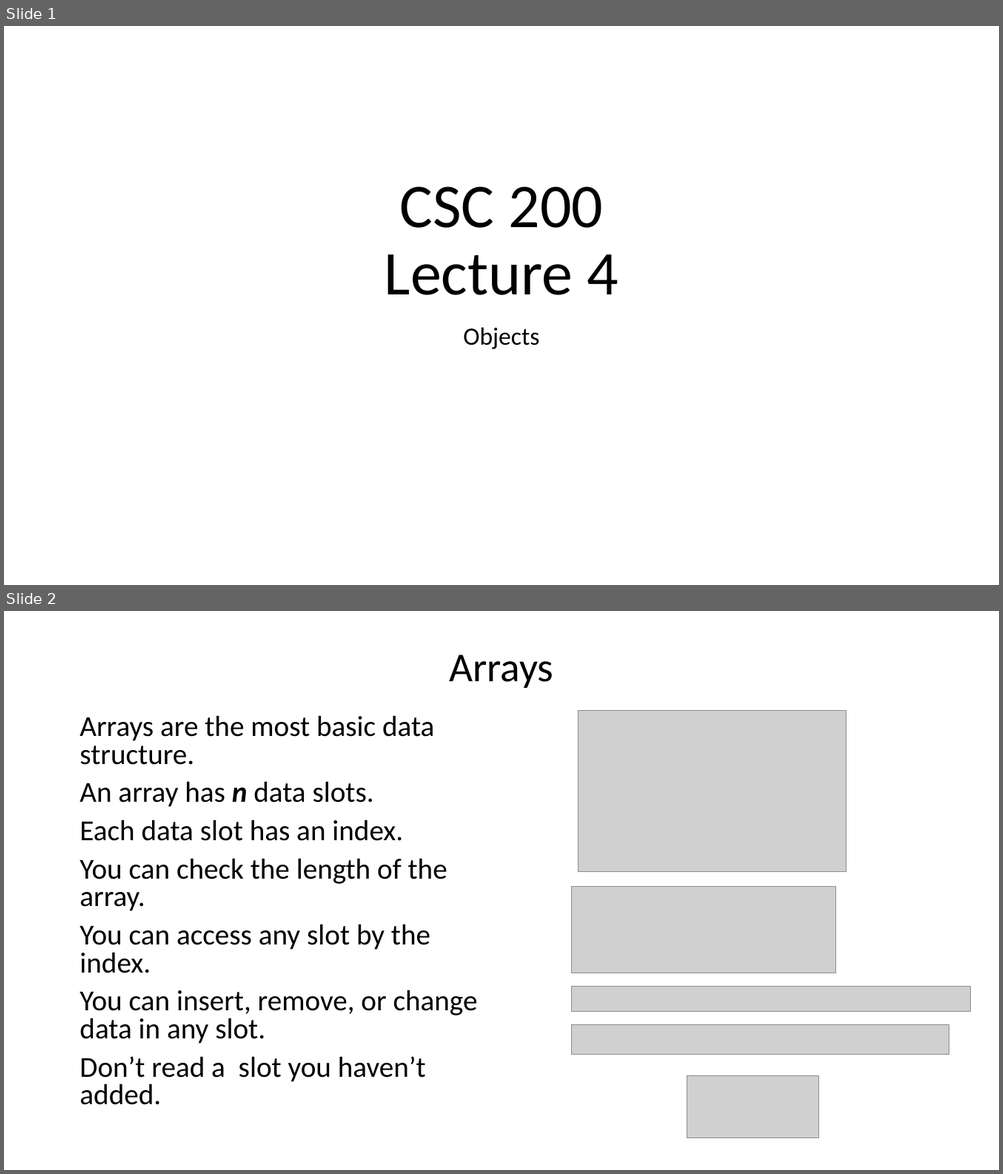
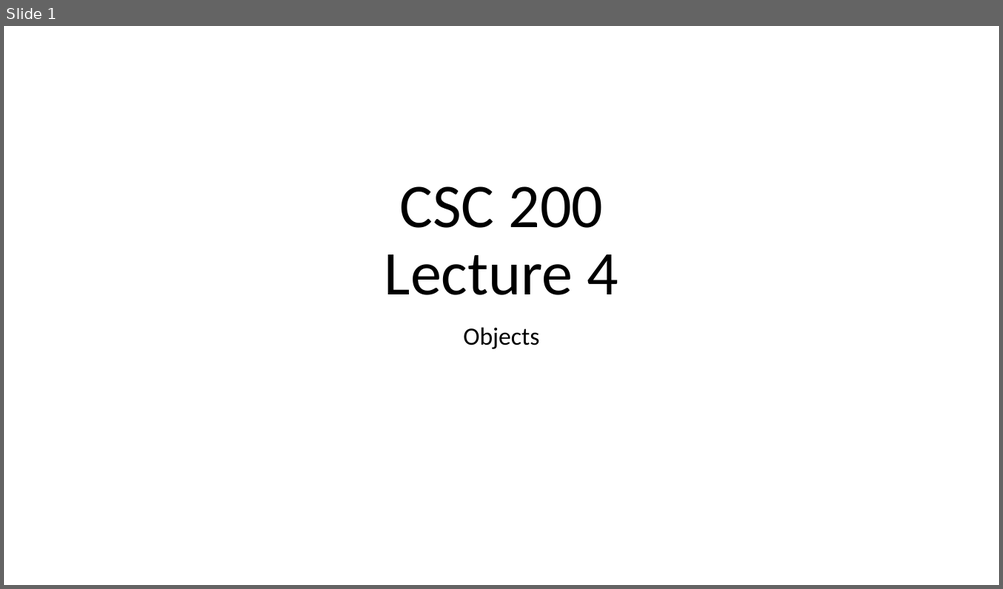
Before and after one commit to bsdillon/cs200_Spring2020, a slide deck: Lecture/Lect4-Objects.pptx. Shown one above the other, each under a label of ours: slides 1 and 2 before the commit, slide 1 after it. The pictures are 1003x1174 and 1003x589 pixels, drawn with LibreOffice and Linux fonts; fonts in the diff are those of the drawing; grey boxes stand for pictures. Boxes give left, top, right and bottom in pixels: in the first picture for what was removed or moved away, otherwise in the second. Text is boxed around its words. In the diff, an @@ line names an element or a change of style, - is before the commit and + after.

```diff
--- a/Lecture/Lect4-Objects.pptx
+++ b/Lecture/Lect4-Objects.pptx
@@ slide 2 removed at <box>4,611,999,1170</box>, background #FFFFFF @@
@@ title removed at <box>449,655,553,688</box> @@
-Arrays
@@ text removed at <box>79,715,478,1105</box> @@
-Arrays are the most basic data structure.
-An array has n data slots.
-Each data slot has an index.
-You can check the length of the array.
-You can access any slot by the index.
-You can insert, remove, or change data in any slot.
-Don’t read a slot you haven’t added.
@@ picture removed at <box>578,710,846,871</box> @@
@@ picture removed at <box>571,887,835,974</box> @@
@@ picture removed at <box>572,987,971,1011</box> @@
@@ picture removed at <box>571,1025,948,1055</box> @@
@@ picture removed at <box>688,1076,819,1138</box> @@
```
Also in this commit, not shown: 12 slides added.
